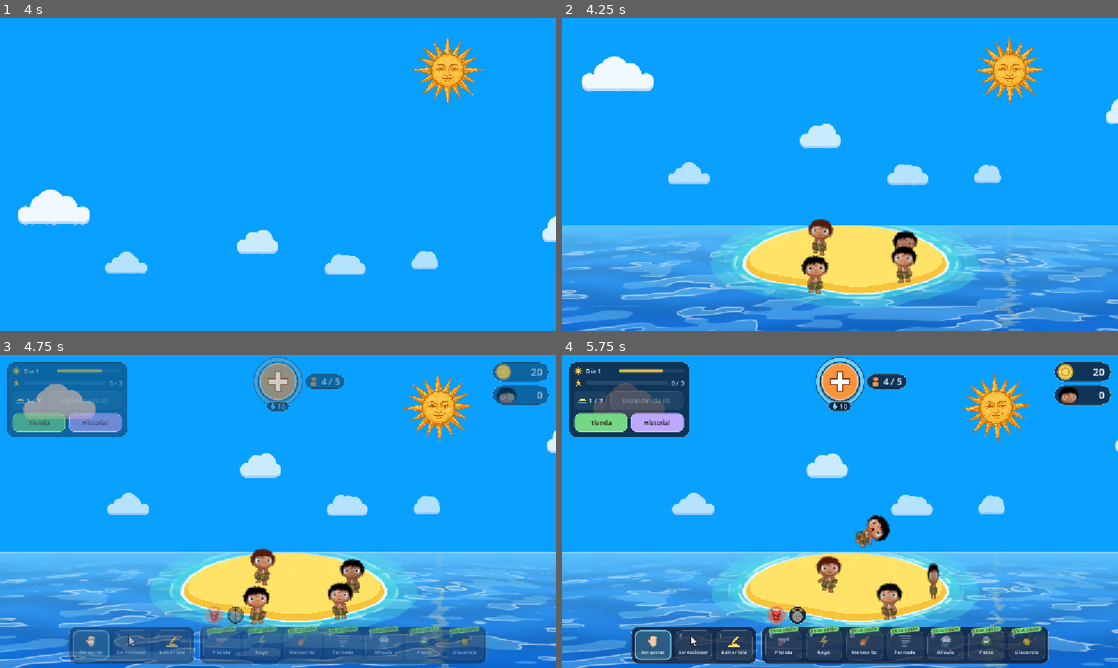
Above: before the commit, frames 1-4 (two rows, left to right).
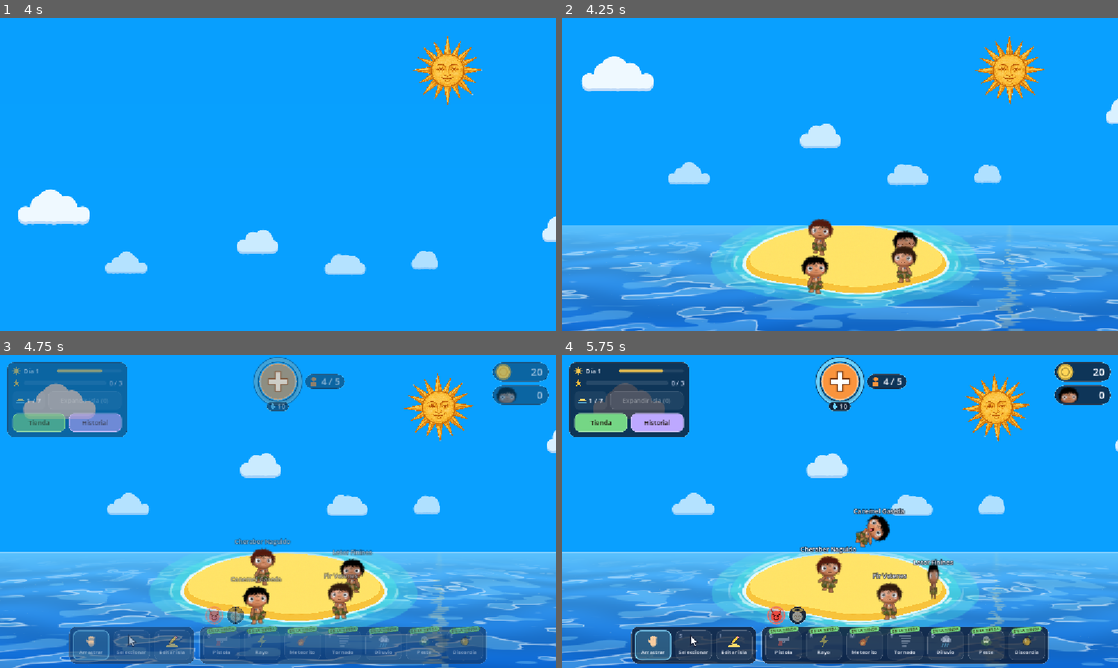
Above: after the commit, the same moments.

Repository: JuliFlorez/godlings
Game: Godot game, scene res://world/world.tscn
Same seed, same stepped clock (60 frames per second), same inputs: the game is played once before the commit and once after it. Sound files missing from this copy of the repository are replaced by a short silence.
Inputs (mouse positions are in pixels of both pictures, inside the frame that each line leads up to):
- Up to frame 1 (4 s): click "Jugar" at 0.5 s; tap Enter at 1.25 s; move the mouse to (400, 158) at 1.27 s; hold D 1.28-2 s; tap H at 1.35 s; click (400, 158) at 1.42 s; drag from (166, 190) to (250, 237) at 2.02 s; click "Nueva partida" at 2.75 s; move the mouse to (333, 105) at 3.52 s; hold D from 3.53 s (still down); tap E at 3.6 s
- Up to frame 2 (4.25 s): keep holding D
- Up to frame 3 (4.75 s): release D at 4.25 s; drag from (344, 586) to (111, 464) at 4.27 s
- Up to frame 4 (5.75 s): drag from (823, 605) to (867, 511) at 5.02 s

Frame 1 is identical in both runs. In frame 2, less than 0.1% of the frame differs, in the area x 59-64%, y 72-79%; in frame 3, 0.6%; in frame 4, 0.7%, in the area x 42-71%, y 48-79%.

Commit message:
Villagers get random names made of syllables
Each villager is born with a first name and surname built from random
syllables (first-name endings depend on gender), never repeating a name
anyone on the island has or had. Babies take their parents' surname, a short
list keeps bad words out, and unnamed villagers in old saves get names on
load. Names can still be changed on the card.

Co-Authored-By: Claude Opus 5.5 <noreply@anthropic.com>

Diff:
--- a/actors/villager/genealogy.gd
+++ b/actors/villager/genealogy.gd
@@ -43,6 +43,20 @@
 		return p
 	return {}
 
+## Los nombres y apellidos que ya hay (de los vivos y de los que ya no están), para no repetirlos
+## (ver Names).
+static func names_taken(tree: SceneTree) -> Dictionary:
+	var taken := {}
+	for node in tree.get_nodes_in_group("villager"):
+		var v := node as Villager
+		if v:
+			taken[v.first_name] = true
+			taken[v.last_name] = true
+	for p: Dictionary in _gone.values():
+		taken[p.first] = true
+		taken[p.last] = true
+	return taken
+
 ## Sus hijos (vivos o muertos), del más grande al más chico.
 static func children_of(tree: SceneTree, id: int) -> Array[int]:
 	var out: Array[int] = []
--- /dev/null
+++ b/actors/villager/names.gd
@@ -0,0 +1,64 @@
+extends RefCounted
+class_name Names
+## Nombres al azar, juntando sílabas: el nombre es una del principio, a veces una del medio y una
+## del final (de varón o de mujer); el apellido, igual pero con finales de apellido. Así casi
+## nunca salen dos iguales, y entre los de la isla (vivos o muertos, ver Genealogy.names_taken)
+## no se repite ninguno. Se los pone Villager al aparecer (los bebés llevan el apellido de los
+## padres, ver Decoration._birth) y se pueden cambiar en el carnet.
+
+const START := ["ba", "be", "bo", "bru", "ca", "ce", "co", "cla", "cri", "cha", "che", "chu", "da",
+		"de", "di", "do", "dra", "fa", "fe", "fi", "flo", "ga", "go", "gre", "gu", "ja", "je", "jo", "ju",
+		"la", "le", "li", "lo", "lu", "ma", "me", "mi", "mo", "na", "ne", "ni", "no", "pa", "pe", "pi",
+		"pla", "pri", "ra", "re", "ri", "ro", "sa", "se", "si", "so", "ta", "te", "ti", "to", "tra", "va",
+		"ve", "vi", "ya", "za", "ze"]
+const MIDDLE := ["ba", "be", "bi", "ca", "co", "da", "di", "do", "fe", "ga", "gui", "la", "le", "li",
+		"lo", "ma", "mi", "na", "ne", "ni", "ra", "re", "ri", "ro", "sa", "se", "ta", "te", "ti", "va",
+		"vi", "lla", "ña"]
+const END_MALE := ["n", "l", "r", "s", "do", "go", "lo", "mo", "no", "ro", "so", "to", "vo", "nio",
+		"rio", "lio", "ran", "len", "mar", "ber", "dor", "tor", "rus", "mel"]
+const END_FEMALE := ["da", "la", "ma", "na", "ra", "sa", "ta", "va", "lia", "nia", "ria", "ina", "ela",
+		"isa", "lena", "rina", "mira", "bel"]
+const END_LAST := ["rez", "nez", "dez", "lez", "guez", "ra", "ro", "ras", "ros", "les", "nes", "tes",
+		"ni", "no", "ti", "to", "ga", "do", "da", "rra", "llo", "ño", "ña", "sen", "zar", "dal", "ral", "lar"]
+const MIDDLE_FIRST := 0.5        # Probabilidad de que el nombre lleve una sílaba del medio...
+const MIDDLE_LAST := 0.7         # ...y el apellido
+const MAX_FIRST := 8             # Letras (así "Nombre Apellido" entra entero en las listas del carnet)
+const MAX_LAST := 9
+## Que no salga una mala palabra, ni metida adentro de un nombre
+const BANNED := ["pene", "pedo", "pete", "pito", "teta", "caca", "caga", "culo", "pija", "poto",
+		"orto", "nazi", "mierd", "verga", "coño", "puta", "puto", "chota"]
+
+## Un nombre de varón o de mujer que no tenga nadie más en la isla.
+static func first_name(tree: SceneTree, female: bool) -> String:
+	return _unique(tree, END_FEMALE if female else END_MALE, MIDDLE_FIRST, MAX_FIRST)
+
+## Un apellido que no tenga nadie más en la isla.
+static func last_name(tree: SceneTree) -> String:
+	return _unique(tree, END_LAST, MIDDLE_LAST, MAX_LAST)
+
+static func _unique(tree: SceneTree, ends: Array, middle: float, max_len: int) -> String:
+	var taken := Genealogy.names_taken(tree)
+	var n := ""
+	for i in 100:
+		n = _make(ends, middle)
+		if n.length() <= max_len and not taken.has(n) and _sounds_ok(n):
+			break
+	return n
+
+static func _make(ends: Array, middle: float) -> String:
+	var s: String = START.pick_random()
+	if randf() < middle:
+		s += MIDDLE.pick_random()
+	s += ends.pick_random()
+	return s[0].to_upper() + s.substr(1)
+
+## Sin dos vocales iguales juntas (como "Tiina") ni malas palabras.
+static func _sounds_ok(n: String) -> bool:
+	var low := n.to_lower()
+	for v in ["aa", "ee", "ii", "oo", "uu"]:
+		if low.contains(v):
+			return false
+	for w: String in BANNED:
+		if low.contains(w):
+			return false
+	return true
--- a/actors/villager/villager.gd
+++ b/actors/villager/villager.gd
@@ -464,7 +464,8 @@
 var hair_color := Color.BLACK
 var height := 1.0
 
-# --- Carnet: nombre y apellido los pone el jugador en modo seleccionar (ver VillagerCard) ---
+# --- Carnet: nombre y apellido salen al azar (ver Names) y el jugador los puede cambiar en modo
+# seleccionar (ver VillagerCard) ---
 enum Gender { MALE, FEMALE }
 static var ids_issued := 0       # Números de carnet repartidos (se guarda con la partida)
 var id_number := 0
@@ -539,6 +540,8 @@
 	_voice.volume_db = VOICE_DB
 	add_child(_voice)
 	gender = Gender.FEMALE if randf() < FEMALE_CHANCE else Gender.MALE   # También elige el tono
+	first_name = Names.first_name(get_tree(), gender == Gender.FEMALE)   # Las partidas guardadas traen el suyo...
+	last_name = Names.last_name(get_tree())   # ...y los bebés, el de los padres
 
 	ids_issued += 1
 	id_number = ids_issued
--- a/world/decoration.gd
+++ b/world/decoration.gd
@@ -778,7 +778,9 @@
 	baby.faith = (a.faith + b.faith) * 0.5   # Cree en vos como sus padres
 	baby.fear = 0.0
 	baby.hunger = 0.0
-	baby.last_name = a.last_name if a.last_name != "" else b.last_name
+	var family := a.last_name if a.last_name != "" else b.last_name
+	if family != "":
+		baby.last_name = family   # Si no, el suyo, al azar
 	baby.home = self
 	baby.enter_home()   # Nace adentro
 	for p: Villager in [a, b]:
--- a/world/world.gd
+++ b/world/world.gd
@@ -737,8 +737,10 @@
 		deco.hut_name = d.get("name", "")
 		deco.stains = d.get("stains", 0)
 		decos.append(deco)
+	var loaded: Array[Villager] = []
 	for d: Dictionary in cfg.get_value("island", "villagers", []):
 		var v := add_villager(d.get("pos", _island_point()))
+		loaded.append(v)
 		v.id_number = d.get("id", v.id_number)
 		v.first_name = d.get("first_name", "")
 		v.last_name = d.get("last_name", "")
@@ -776,6 +778,21 @@
 	Relations.load_state(cfg.get_value("island", "relations", []))
 	Relations.load_history(cfg.get_value("island", "history", []))
 	Genealogy.load_state(cfg.get_value("island", "family", []))
+	# Los que no tenían nombre (de antes de que salieran al azar, ver Names): uno nuevo, y el
+	# apellido de sus padres si alguno lo tiene (de los más viejos a los más nuevos, así los padres
+	# ya tienen el suyo)
+	loaded.sort_custom(func(a: Villager, b: Villager) -> bool: return a.id_number < b.id_number)
+	for v in loaded:
+		if v.first_name == "":
+			v.first_name = Names.first_name(get_tree(), v.gender == Villager.Gender.FEMALE)
+		if v.last_name == "":
+			for p: int in v.parents:
+				var last: String = Genealogy.person(get_tree(), p).get("last", "")
+				if last != "":
+					v.last_name = last
+					break
+			if v.last_name == "":
+				v.last_name = Names.last_name(get_tree())
 
 	var sky := $Sky
 	sky.day = cfg.get_value("sky", "day", 1)
Not shown, added: actors/villager/names.gd.uid
